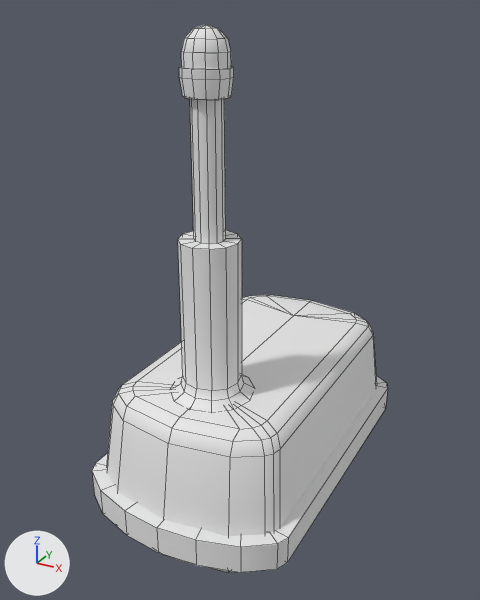
What one commit did to the COLLADA model ariac_description/meshes/AGV/robot.dae.
Before and after are seen from a 50 mm camera at (0.897, -1.736, 1.445) aimed at (-0.024, -0.062, 0.607). Lighting does not change. The marker at lower left points along +X, +Y and +Z. Mesh edges are drawn as thin lines.
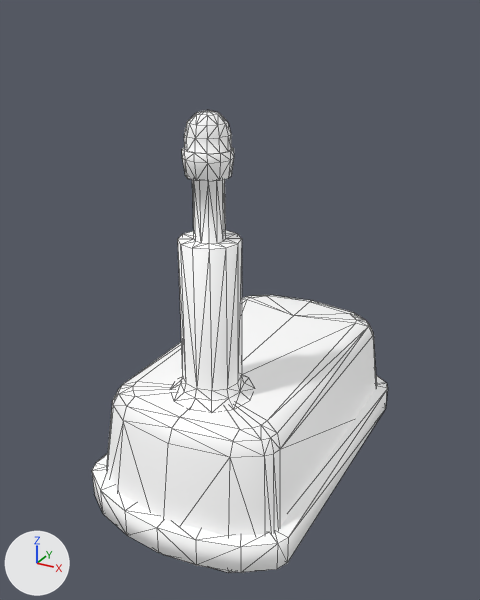
Where the newer file only moved an object's origin or applied its transform, the numbers keep the older frame.

Location of each change, (x1, y1, x2, y2) in pixels of the pictures (480 x 600 px; the box of a moved part takes in the faces that stretch with it):
```json
{"object": "Box002", "change": "recoloured, surface changed, reshaped", "before": [92, 25, 388, 573], "after": [92, 110, 388, 573], "on screen": "15% shorter"}
{"part": 1, "of": "me_box002", "change": "moved or reshaped", "before": [179, 25, 234, 244], "after": [182, 110, 234, 244]}
```

The change, as JSON lines over the scene's bpy script:
```json
{"op": "add", "block": "mat_mobilerobot", "code": "mat_mobilerobot.emission_strength = 1.0"}
{"op": "add", "block": "mat_mobilerobot", "code": "mat_mobilerobot.emission_color = (0.2, 0.2, 0.2)  # grey #7c7c7c"}
{"block": "me_box002", "where": "# used by ob_box002; location = (0.0, 0.0, 0.0)"}
{"op": "remove", "block": "me_box002", "code": "me_box002.from_pydata(...)  # 339 vertices, 320 faces; spans x -0.336..0.336, y -0.586..0.586, z 0.0..1.408"}
{"op": "add", "block": "me_box002", "code": "me_box002.from_pydata(...)  # 339 vertices, 624 faces; spans x -0.336..0.336, y -0.586..0.586, z 0.0..1.212"}
{"block": "me_box002", "change": "me_box002 part 1: 72 vertices moved from x -0.066..0.066, y -0.342..-0.209, z 1.243..1.408 to x -0.066..0.066, y -0.342..-0.209, z 1.046..1.212; 25 vertices removed from x -0.06..0.06, y -0.342..-0.216, z 1.243..1.379; 25 vertices added at x -0.06..0.06, y -0.342..-0.216, z 1.046..1.182"}
```
